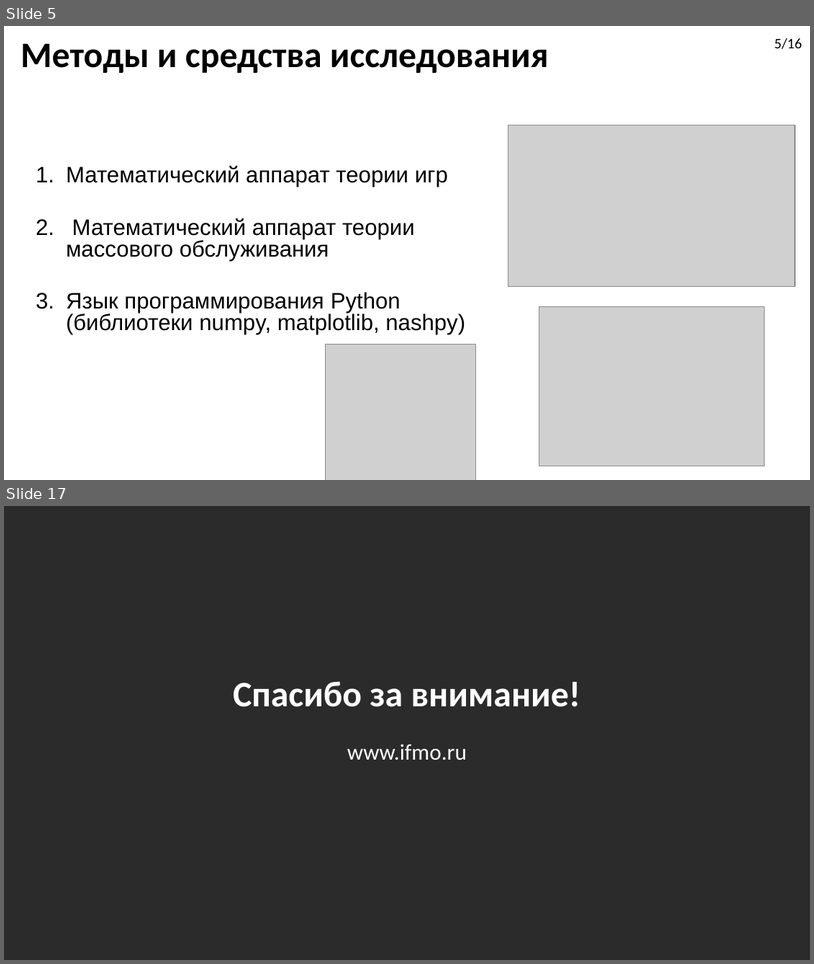
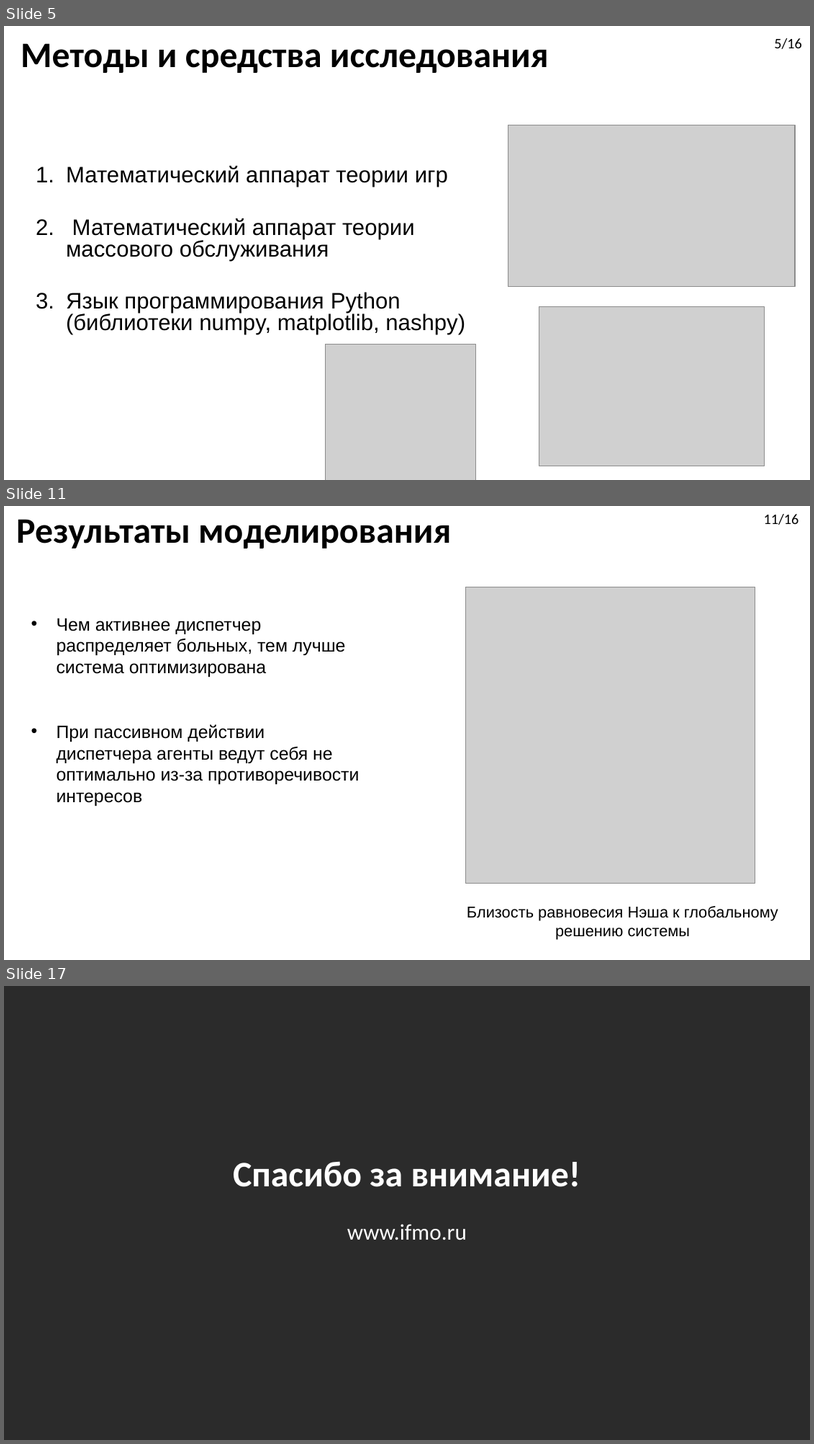
Before and after one commit to DimaStoyanov/Ambulance-Dispatching, a slide deck: Diplom_Presentation.pptx. Shown one above the other, each under a label of ours: slides 5 and 17 before the commit, slides 5, 11 and 17 after it; the slides between them are not shown. The pictures are 814x964 and 814x1444 pixels, drawn with LibreOffice and Linux fonts; fonts in the diff are those of the drawing; grey boxes stand for pictures; background and template pictures are left out; a plain dark background stands for a picture behind light text. Boxes give left, top, right and bottom in pixels: in the first picture for what was removed or moved away, otherwise in the second. Text is boxed around its words. In the diff, an @@ line names an element or a change of style, - is before the commit and + after.

```diff
--- a/Diplom_Presentation.pptx
+++ b/Diplom_Presentation.pptx
@@ slide 11 added at bbox=[4, 506, 810, 960], background picture (left out) @@
@@ title added at bbox=[16, 519, 451, 548], 32 pt, text #000000, bold @@
+Результаты моделирования
@@ text added at bbox=[764, 514, 800, 525], 13 pt, text #000000 @@
+11/16
@@ picture added at bbox=[466, 587, 756, 883] @@
@@ text added at bbox=[57, 618, 359, 806], 16 pt, text #000000 @@
+• Чем активнее диспетчер распределяет больных, тем лучше система оптимизирована
+• При пассивном действии диспетчера агенты ведут себя не оптимально из-за противоречивости интересов
@@ text added at bbox=[467, 906, 779, 939], 14 pt, text #000000 @@
+Близость равновесия Нэша к глобальному решению системы
```
Also in this commit, not shown: 7 slides changed, 5 other slides added, 6 slides removed, 5 other files.
